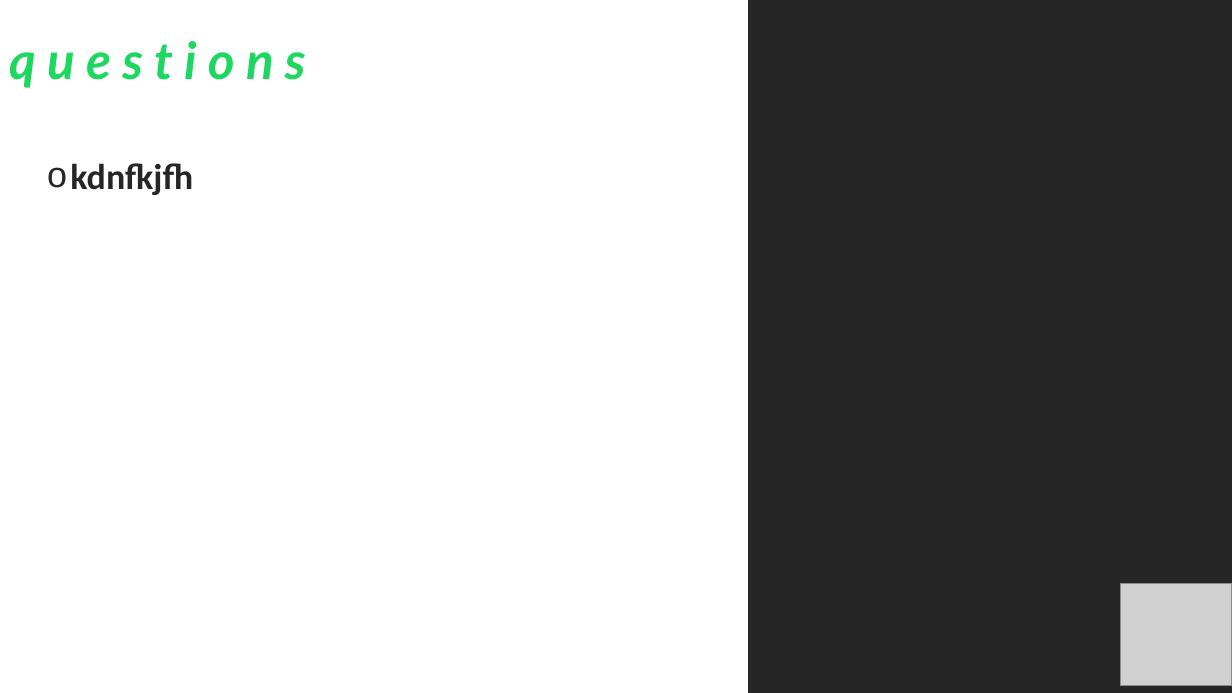
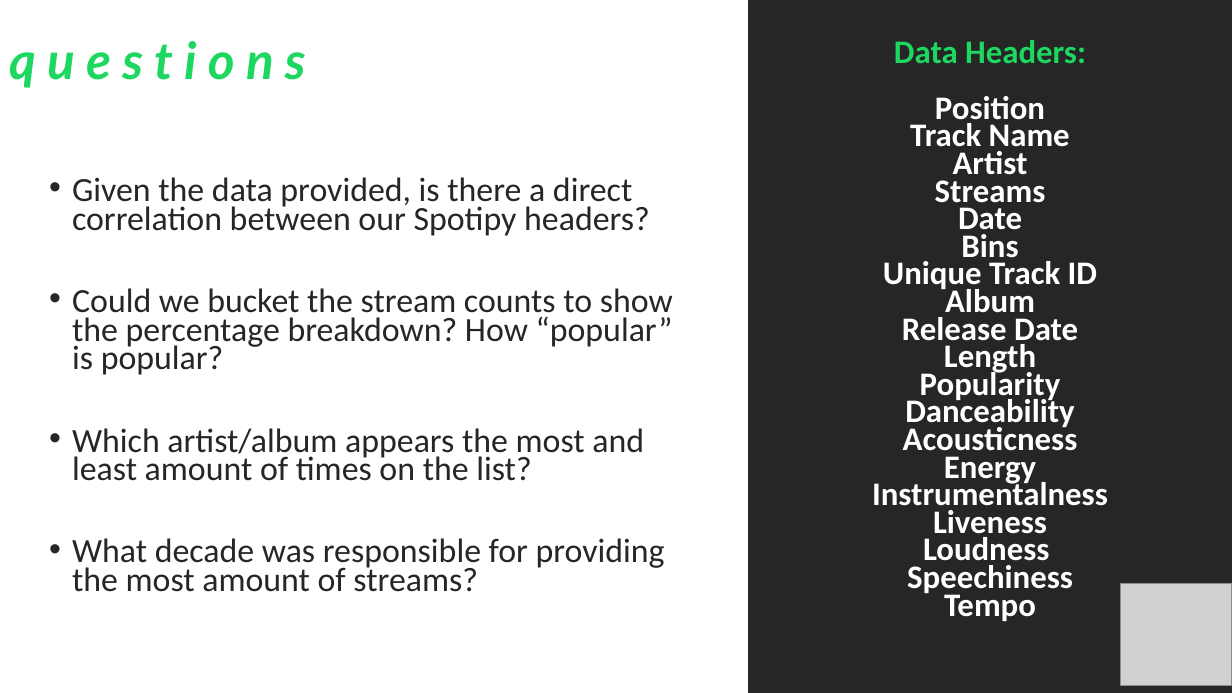
Before and after one commit to iastanehasl/Project-One, a slide deck: slide 3 of Spotipy Presentation 10.27.pptx. Drawn at 1232x693 pixels with LibreOffice and Linux fonts; fonts in the diff are those of the drawing; grey boxes stand for pictures. Boxes give left, top, right and bottom in pixels: in the first picture for what was removed or moved away, otherwise in the second. Text is boxed around its words. In the diff, an @@ line names an element or a change of style, - is before the commit and + after.

```diff
--- a/Spotipy Presentation 10.27.pptx
+++ b/Spotipy Presentation 10.27.pptx
@@ text added at box(872, 40, 1108, 621), 25.6 pt, text #FFFFFF, bold @@
+Data Headers:
+Position
+Track Name
+Artist
+Streams
+Date
+Bins
+Unique Track ID
+Album
+Release Date
+Length
+Popularity
+Danceability
+Acousticness
+Energy
+Instrumentalness
+Liveness
+Loudness
+Speechiness
+Tempo
@@ text at box(72, 177, 673, 592): text changed; size 28 to 26.4 pt; bold off @@
-o kdnfkjfh
+• Given the data provided, is there a direct correlation between our Spotipy headers?
+• Could we bucket the stream counts to show the percentage breakdown? How “popular” is popular?
+• Which artist/album appears the most and least amount of times on the list?
+• What decade was responsible for providing the most amount of streams?
```
Also in this commit, not shown: 8 other slides changed, 1 slide added, 1 slide removed.
